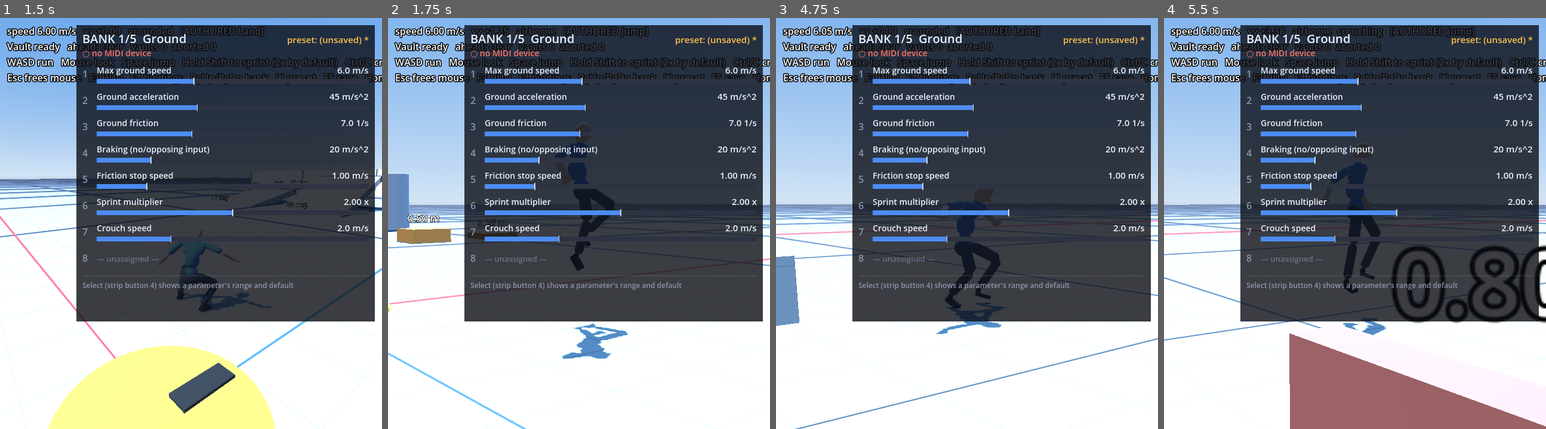
Above: before the commit, frames 1-4 (left to right).
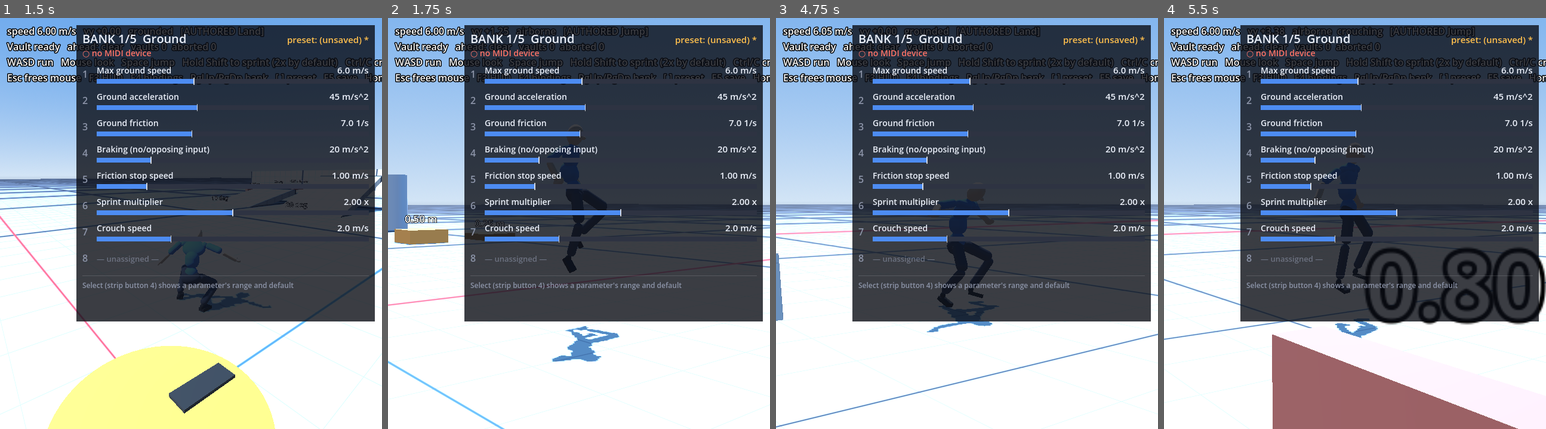
Above: after the commit, the same moments.

Repository: alexbernardi/structure
Game: Godot game, scene res://scenes/flat_plane.tscn
Two runs of this game, one before a commit and one after it. Both use one fixed random seed, a clock stepped at 60 frames per second and the inputs below.
Inputs (mouse positions are in pixels of both pictures, inside the frame that each line leads up to):
- Up to frame 1 (1.5 s): tap Enter at 0.5 s; move the mouse to (210, 223) at 0.52 s; hold Ctrl (crouch) 0.53-1.28 s; hold W (move_forward) from 0.53 s (still down); click (210, 223) at 0.67 s; tap Space (jump) at 0.77, 1.07 s; tap Shift (sprint) at 0.8, 1.35 s; move the mouse to (171, 223) at 1.27 s
- Up to frame 2 (1.75 s): keep holding W (move_forward); tap Space (jump) at 1.52 s; tap V at 1.55 s
- Up to frame 3 (4.75 s): keep holding W (move_forward); tap Space (jump) at 1.82, 2.85, 3.02, 3.32, 3.77, 4.07, 4.52 s; move the mouse to (974, 215) at 2.02 s; hold Space (jump) 2.03-2.78 s; tap V at 2.1, 4.55 s; move the mouse to (963, 231) at 2.77 s; click (963, 231) at 2.92 s; tap Ctrl (crouch) at 3.05 s; move the mouse to (997, 227) at 3.52 s; hold Shift (sprint) 3.53-4.28 s; tap Page Down (bank_next) at 3.6 s; move the mouse to (936, 219) at 4.27 s; tap Page Up (bank_prev) at 4.35 s
- Up to frame 4 (5.5 s): keep holding W (move_forward); tap Space (jump) at 4.82, 5.3 s; move the mouse to (1358, 223) at 5.02 s; hold Ctrl (crouch) from 5.03 s (still down); click (1358, 223) at 5.17 s

Frame 1 is identical in both runs. In frame 2, 3.6% of the frame differs, in the area x 0-100%, y 30-100%; in frame 3, 4.1%; in frame 4, 9.1%, in the area x 0-100%, y 35-100%.

Commit message:
movement-lab: repair the vault entry-foot selection and lane C framing
- authored_animation.gd: start the logical Run clock on Run entry instead
  of the graph's delayed transition state, and predict the approach with
  the core's acceleration so the first sprint takeoff lands on the entry
  foot (phase 0.04583).
- vault_action.gd: keep observing from 0.15 m/s and preview with the wish
  speed and ground acceleration, so an accelerating run is predicted
  instead of assumed to be at constant speed.
- flat_plane.gd, locomotion_comparison.gd: lane C side and comparison
  cameras stay inside the back wall with wider framing; the side camera
  no longer double-interpolates with physics interpolation.
- Tests: delayed-transition run-clock regression; first-sprint takeoff
  asserted with no exemption; actual-collider overlap checked every tick
  (2 mm tolerance); lane B depth-wall and blocked-ceiling trials; vault
  physics independent of rendered animation; lane C camera sightlines;
  fixtures use the public scene teleport.
- Docs: MOVEMENT-LAB-4, task 0006, KNOWN-ISSUES (KI-021 partly resolved,
  KI-023 timing variance), fluid-traversal research and START-HERE.

Verified: full utility regression 499 passed, 0 failed.

Co-authored-by: Copilot <223556219+Copilot@users.noreply.github.com>

Diff:
--- a/utility/movement/flat-plane/animation/authored_animation.gd
+++ b/utility/movement/flat-plane/animation/authored_animation.gd
@@ -182,7 +182,17 @@
 		_heading = heading if teleported else lerp_angle(_heading, heading, 1.0 - exp(-turn * dt))
 	visual.rotation.y = _heading + PI
 	model.steer = phase_steer
+	var was_running: bool = model.state == "Run"
 	model.update(dt, speed, state.grounded, state.vy, state.get("accel_forward", 0.0), teleported, state.get("crouching", false), vaulting)
+	var starting_run: bool = model.state == "Run" and not was_running
+	if starting_run and not _was_vaulting:
+		run_phase = 0.0
+		if vault.has("approach") and vault_profile != null and vault_profile.valid:
+			# Choose a support foot during the entry crossfade, not by jumping an already-running loop.
+			var advance := _natural_advance(vault.approach).x
+			run_phase = vault_profile.entry_phase
+			if absf(wrapf(advance + 0.5, -0.5, 0.5)) < absf(wrapf(advance, -0.5, 0.5)):
+				run_phase += 0.5
 	for transition in transitions:
 		transition.xfade_time = params.get_value("transition_duration")
 	for transition in vault_transitions:
@@ -193,7 +203,7 @@
 	tree.set("parameters/Crouch/blend_position", speed)
 	if has_vault and vault.get("vault", false):
 		tree.set("parameters/Vault/Seek/seek_request", clampf(vault.time, 0.0, VaultClip.LENGTH - 0.0005))
-	_advance_run_phase(vault, vaulting, response, dt)
+	_advance_run_phase(vault, vaulting, starting_run, dt)
 	_was_vaulting = vaulting
 	if String(playback.get_current_node()) != model.state:
 		playback.travel(model.state)
@@ -228,16 +238,14 @@
 ## The running loops' clock. It advances at the cadence (times the anticipation steer) over the blended loop length,
 ## restarts with the Run state like a fresh clip, and after a vault resumes at the phase that continues the vault's
 ## last steps, less the part of the vault still to play during the fade back.
-func _advance_run_phase(vault: Dictionary, vaulting: bool, response: float, dt: float) -> void:
+func _advance_run_phase(vault: Dictionary, vaulting: bool, starting_run: bool, dt: float) -> void:
 	var rate: float = model.cadence * phase_steer / _gait_length()
 	if _was_vaulting and not vaulting and model.state == "Run" and vault_profile != null:
 		var remaining := 0.0
 		if vault.get("vault", false):
 			remaining = maxf(0.0, VaultClip.LENGTH - float(vault.time)) / float(vault.get("rate", 1.0))
 		run_phase = vault_profile.exit_phase - remaining * rate
-	elif model.state == "Run" and String(playback.get_current_node()) != "Run":
-		run_phase = 0.0
-	else:
+	elif not starting_run:
 		run_phase += dt * rate
 	run_phase = fposmod(run_phase, 1.0)
 	tree.set("parameters/Run/Gaits/Jog/Seek/seek_request", run_phase * Model.JOG_LENGTH)
@@ -267,9 +275,8 @@
 	phase_steer = lerpf(phase_steer, target, 1.0 - exp(-10.0 * dt))
 
 
-## Gait cycles (x) and seconds (y) the unsteered run takes to cover a vault approach: constant speed until the
-## anticipation easing starts, then speed linear in the remaining distance down to the vault's travel speed (as the
-## traversal action eases it), with the jog/sprint blend lagging the speed as the model's does.
+## Gait cycles (x) and seconds (y) to takeoff. Predict the core's acceleration toward input speed, then the action's
+## distance-based easing; integrate cadence with the same lagging jog/sprint blend as the locomotion model.
 func _natural_advance(approach: Dictionary) -> Vector2:
 	var distance: float = maxf(approach.distance, 0.0)
 	var speed: float = maxf(approach.speed, 0.1)
@@ -279,15 +286,24 @@
 	var blend_rate: float = 1.0 / params.get_value("transition_duration")
 	var cycles := 0.0
 	var time := 0.0
-	var run_in := (distance - ease) / speed
+	var run_in := distance - ease
 	if run_in > 0.0:
-		var target: float = model.blend_target(speed)
-		for i in 6:
-			var dt := run_in / 6.0
+		var target_speed: float = maxf(speed, approach.get("target_speed", speed))
+		var acceleration: float = maxf(0.0, approach.get("acceleration", 0.0))
+		var step := run_in / 12.0
+		for i in 12:
+			var dt := step / speed
+			if acceleration > 0.0 and speed < target_speed:
+				var accelerated := minf(step, (target_speed * target_speed - speed * speed) / (2.0 * acceleration))
+				var next_speed := sqrt(speed * speed + 2.0 * acceleration * accelerated)
+				dt = (next_speed - speed) / acceleration + (step - accelerated) / next_speed
+				speed = next_speed
+			var average_speed := step / dt
+			var target: float = model.blend_target(average_speed)
 			var mid := move_toward(blend, target, 0.5 * dt * blend_rate)
-			cycles += dt * model.cycle_rate(speed, mid)
+			cycles += dt * model.cycle_rate(average_speed, mid)
 			blend = move_toward(blend, target, dt * blend_rate)
-		time = run_in
+			time += dt
 	if ease > 0.0:
 		var step := ease / 12.0
 		for i in 12:
--- a/utility/movement/flat-plane/scenes/flat_plane.gd
+++ b/utility/movement/flat-plane/scenes/flat_plane.gd
@@ -60,7 +60,7 @@
 var _landmark_index := 0
 var _vault_debug
 var _side_cam := Camera3D.new()
-var _side_axis := Vector3.RIGHT
+var _side_offset := Vector3.RIGHT * 7.5
 var _side_focus_y := NAN
 const SIDE_FOLLOW_RATE := 5.0   ## 1/s: how quickly a side view's height follows the character
 
@@ -124,6 +124,7 @@
 		cam.distance = float(_args["cam-distance"])
 	add_child(cam)
 	_side_cam.name = "SideCamera"
+	_side_cam.physics_interpolation_mode = Node.PHYSICS_INTERPOLATION_MODE_OFF
 	_side_cam.fov = 40.0
 	add_child(_side_cam)
 	_vault_debug = VaultDebug.new()
@@ -301,14 +302,19 @@
 	if _side_cam.current:
 		cam.camera.current = true
 		return
-	_side_axis = Basis(Vector3.UP, cam.yaw) * Vector3.RIGHT
 	_side_cam.current = true
 	_update_side_view(0.0)
 
 
 func _update_side_view(delta: float) -> void:
+	if delta <= 0.0:
+		# Lane C needs a closer, wider outside view: the back wall is only 5 m away.
+		var lane_c := _landmark_index == landmark_names().find("vault_c")
+		var side := Vector3.LEFT * 4.0 if lane_c else Vector3.RIGHT * 7.5
+		_side_offset = Basis(Vector3.UP, cam.yaw) * side
+		_side_cam.fov = 60.0 if lane_c else 40.0
 	var focus := side_focus(delta)
-	_side_cam.global_position = focus + _side_axis * 7.5 + Vector3.UP * 0.3
+	_side_cam.global_position = focus + _side_offset + Vector3.UP * 0.3
 	_side_cam.look_at(focus, Vector3.UP)
 
 
--- a/utility/movement/flat-plane/scenes/locomotion_comparison.gd
+++ b/utility/movement/flat-plane/scenes/locomotion_comparison.gd
@@ -6,7 +6,7 @@
 const Playground = preload("res://scenes/flat_plane.tscn")
 const TrialPath := "res://config/locomotion_trial.json"
 const VaultTrialPath := "res://config/vault_trial.json"
-const VAULT_VIEWS := {"a": Vector3(0.0, 0.3, 7.5), "b": Vector3(0.0, 3.8, 6.5), "c": Vector3(0.0, 0.3, -7.5)}   ## camera from the focus; b looks over lane A
+const VAULT_VIEWS := {"a": Vector3(0.0, 0.3, 7.5), "b": Vector3(0.0, 3.8, 6.5), "c": Vector3(0.0, 0.3, -4.0)}   ## B looks over lane A; C stays inside the back wall.
 
 var left
 var right
@@ -81,6 +81,9 @@
 			return
 		_start = right.world.landmarks["vault_" + lane] + Vector3(0.0, 0.05, 0.0)
 		_view = VAULT_VIEWS[lane]
+		if lane == "c":
+			for camera in _cameras:
+				camera.fov = 60.0
 		# The scene's own tuning state may have switched traversal off; the trial compares without and with it.
 		right.traversal_params.set_value("traversal", 1.0)
 		right.locomotion_params.set_value("legacy", 0.0)
--- a/utility/movement/flat-plane/tests/test_authored_locomotion.gd
+++ b/utility/movement/flat-plane/tests/test_authored_locomotion.gd
@@ -104,6 +104,23 @@
 	t.eq(_animator.tree.root_motion_track, NodePath(""), "no root-motion consumer can move the body")
 
 
+func test_run_clock_keeps_advancing_while_the_graph_finishes_a_previous_transition(t) -> void:
+	_params.set_value("transition_duration", 0.35)
+	var delayed := 0
+	for i in 120:
+		var was_running: bool = _animator.model.state == "Run"
+		var previous: float = _animator.gait_phase()
+		_animator.update(DT, _state(12.0, {"grounded": i >= 25, "vy": -1.0 if i < 25 else 0.0}))
+		if _animator.model.state != "Run" or not was_running:
+			continue
+		if _animator.playback.get_current_node() != &"Run":
+			delayed += 1
+		var advance: float = DT * _animator.model.cadence * _animator.phase_steer / _animator._gait_length()
+		t.near(wrapf(_animator.gait_phase() - previous, -0.5, 0.5), advance, 1e-6,
+			"the physical-state run clock advances even while AnimationTree is still crossfading")
+	t.ok(delayed > 0, "the trial exercises a delayed graph transition, not just settled running")
+
+
 func test_final_modifier_pose_preserves_feet_and_prevents_flat_ground_penetration(t) -> void:
 	var worst_sole := INF
 	var worst_target_error := 0.0
--- a/utility/movement/flat-plane/tests/test_authored_playground.gd
+++ b/utility/movement/flat-plane/tests/test_authored_playground.gd
@@ -214,3 +214,20 @@
 	t.eq(_scene.right.vault.aborts, 0, "no vault aborted")
 	_scene.get_node("Controls/Toolbar/System").button_pressed = false
 	t.ok(not _scene.right.vault.enabled(), "the toolbar switches B's traversal off without restarting")
+	_scene.queue_free()
+	await _tree.process_frame
+	_scene = Comparison.instantiate()
+	_scene.options = {"trial": "vault", "lane": "c", "no-hardware": "true"}
+	_tree.root.add_child(_scene)
+	await _tree.physics_frame
+	_scene.set_physics_process(false)
+	_scene.set_process(false)
+	_scene._process(DT)
+	for i in 2:
+		var scene = _scene.left if i == 0 else _scene.right
+		var camera: Camera3D = _scene._cameras[i]
+		t.near(camera.fov, 60.0, 0.001, "lane C comparison keeps the raised vault arm in frame")
+		var sight := PhysicsRayQueryParameters3D.create(camera.global_position, scene.side_focus(0.0),
+			1, [scene.body.get_rid()])
+		t.ok(scene.body.get_world_3d().direct_space_state.intersect_ray(sight).is_empty(),
+			"lane C comparison camera %d sees the character without the course wall in front" % i)
--- a/utility/movement/flat-plane/tests/test_traversal_vault.gd
+++ b/utility/movement/flat-plane/tests/test_traversal_vault.gd
@@ -51,8 +51,10 @@
 
 
 func _place(scene, lane: String, x := NAN) -> void:
-	var at: Vector3 = scene.world.landmarks["vault_" + lane]
-	scene.body.teleport(Vector3(at.x if is_nan(x) else x, at.y + 0.05, at.z))
+	scene.teleport_to("vault_" + lane)
+	if not is_nan(x):
+		var at: Vector3 = scene.body.global_position
+		scene.body.teleport(Vector3(x, at.y, at.z))
 	await _tree.physics_frame
 
 
@@ -74,9 +76,17 @@
 	scene.authored_visual.skeleton.notification(Skeleton3D.NOTIFICATION_UPDATE_SKELETON)
 
 
-func _trial(scene, lane: String, ticks: int, sprint := false) -> Dictionary:
-	await _place(scene, lane)
-	var stats := {"takeoffs": [], "hand_error": 0.0, "max_step": 0.0, "reasons": {}, "states": {}, "crouch": 0}
+func _trial(scene, lane: String, ticks: int, sprint := false, start_x := NAN) -> Dictionary:
+	await _place(scene, lane, start_x)
+	var stats := {"takeoffs": [], "hand_error": 0.0, "max_step": 0.0, "reasons": {}, "states": {}, "crouch": 0,
+		"lane": lane, "sprint": sprint, "run_speed": scene.params.get_value("max_ground_speed"),
+		"start_x": scene.body.position.x, "ticks": ticks, "overlap_ticks": 0, "contacts": {}}
+	var clearance := PhysicsShapeQueryParameters3D.new()
+	var cylinder := CylinderShape3D.new()
+	clearance.shape = cylinder
+	clearance.exclude = [scene.body.get_rid()]
+	clearance.collision_mask = scene.body.collision_mask
+	var space: PhysicsDirectSpaceState3D = scene.body.get_world_3d().direct_space_state
 	var vaults_before: int = scene.vault.vaults
 	var aborts_before: int = scene.vault.aborts
 	var previous: Vector3 = scene.body.global_position
@@ -86,7 +96,20 @@
 		if i % 240 == 0:
 			await _tree.physics_frame
 		_tick(scene, _run_input(sprint))
+		if i == 0:
+			stats["teleport_speed"] = animator.measured_speed
 		var position: Vector3 = scene.body.global_position
+		# Ignore contact tolerance, not penetrations: test the actual collider with a 2 mm inset.
+		cylinder.radius = scene.body._shape.radius - 0.002
+		cylinder.height = scene.body._shape.height - 0.004
+		clearance.transform = scene.body._collider.global_transform
+		if not space.intersect_shape(clearance, 1).is_empty():
+			stats.overlap_ticks += 1
+		for contact in scene.body.get_slide_collision_count():
+			var collider: Object = scene.body.get_slide_collision(contact).get_collider()
+			if collider is Node:
+				var name: String = collider.name
+				stats.contacts[name] = stats.contacts.get(name, 0) + 1
 		stats.max_step = maxf(stats.max_step, position.distance_to(previous))
 		previous = position
 		if scene.vault.active() and not was_active:
@@ -100,6 +123,10 @@
 			stats.hand_error = maxf(stats.hand_error, animator.hand_error)
 	stats["vaults"] = scene.vault.vaults - vaults_before
 	stats["aborts"] = scene.vault.aborts - aborts_before
+	var finish: Vector3 = scene.body.global_position
+	stats["finish"] = [finish.x, finish.y, finish.z]
+	stats["exit_speed"] = scene.body.core.horizontal_speed()
+	print("VAULT_LANE_RESULT ", JSON.stringify(stats))
 	return stats
 
 
@@ -276,20 +303,19 @@
 	t.ok(scene.vault.enabled() and scene.authored_animation.has_vault, "traversal on with the authored vault installed")
 	var entry: float = scene.vault_profile.entry_phase
 	var spine: int = scene.authored_visual.bone_index.Spine
-	for trial in [["6 m/s", 900, false, 0.0], ["sprint 12 m/s", 600, true, 0.0], ["3 m/s", 1900, false, 3.0]]:
+	for trial in [["6 m/s", 1080, false, 0.0], ["sprint 12 m/s", 840, true, 0.0], ["3 m/s", 2160, false, 3.0]]:
 		if trial[3] > 0.0:
 			scene.body.params.set_value("max_ground_speed", trial[3])
 		var stats: Dictionary = await _trial(scene, "a", trial[1], trial[2])
 		t.eq(stats.vaults, 4, trial[0] + ": the 0.80, 0.95, 1.10 and 1.25 m walls are vaulted")
 		t.eq(stats.aborts, 0, trial[0] + ": no vault aborted")
+		t.eq(stats.teleport_speed, 0.0, trial[0] + ": landmark teleport distance never becomes measured running speed")
+		t.eq(stats.overlap_ticks, 0, trial[0] + ": the actual collider never penetrates course geometry by 2 mm")
 		t.ok(stats.reasons.has("too_high"), trial[0] + ": the 1.60 m wall is rejected")
+		t.ok(stats.finish[0] > 17.4 and stats.finish[0] < 17.48, trial[0] + ": stopped against, not through, the tall wall")
+		t.near(stats.exit_speed, 0.0, 0.01, trial[0] + ": the run has actually stopped by the end of the trial")
 		t.eq(stats.takeoffs.size(), 4, trial[0] + ": four takeoffs")
-		# Steering spans x0.8..x1.25 of the cadence, so it can always reach the entry foot after a wall-to-wall run-up;
-		# the first wall from a teleport with an arbitrary run phase is only that close when the approach is long enough
-		# in gait cycles (not at a sprint from 9 m).
 		for k in stats.takeoffs.size():
-			if k == 0 and trial[2]:
-				continue
 			var phase: float = stats.takeoffs[k]
 			t.ok(absf(wrapf(phase - entry, -0.5, 0.5)) < 0.05, trial[0] + ": takeoff %d on the vault's entry foot (run phase %.3f, entry %.3f)" % [k, phase, entry])
 		t.ok(stats.hand_error < 0.01, trial[0] + ": planted hand on its contact point (%.4f m)" % stats.hand_error)
@@ -306,12 +332,40 @@
 	t.eq(stats.vaults, 1, "lane B: the 20 degree wall is vaulted")
 	t.ok(stats.reasons.has("too_angled"), "lane B: the 40 degree wall is refused")
 	t.eq(stats.aborts, 0, "lane B: no abort")
+	t.eq(stats.overlap_ticks, 0, "lane B: no collider penetration")
+	t.ok(stats.contacts.has("VaultB40"), "lane B: the rejected angled wall still collides with the body")
+	t.ok(stats.finish[2] > -29.0, "lane B: ordinary collision slides the runner off-line, not through the angled wall")
 	t.ok(stats.hand_error < 0.01, "lane B: planted hand on its contact point (%.4f m)" % stats.hand_error)
 	stats = await _trial(scene, "c", 900)
 	t.eq(stats.vaults, 2, "lane C: both deck walls are vaulted")
 	t.eq(stats.aborts, 0, "lane C: no abort")
+	t.eq(stats.overlap_ticks, 0, "lane C: no collider penetration on the raised/stepped landing")
+	t.near(stats.exit_speed, 6.0, 0.01, "lane C: running continues after landing")
 	t.ok(stats.hand_error < 0.01, "lane C: planted hand on its contact point (%.4f m)" % stats.hand_error)
 	t.ok(stats.max_step < 0.25, "lane C: no collider jump beyond the deck step-up (%.3f m)" % stats.max_step)
+
+
+func test_lane_b_depth_walls_are_measured_and_the_thick_wall_stops_the_runner(t) -> void:
+	var scene = await _scene()
+	var stats := await _trial(scene, "b", 600, false, -5.0)
+	t.eq(stats.vaults, 1, "the 0.6 m depth wall is vaulted")
+	t.eq(stats.aborts, 0, "the accepted vault completes")
+	t.ok(stats.reasons.has("too_deep"), "the 1.4 m depth wall is refused")
+	t.eq(stats.overlap_ticks, 0, "no collider penetration in either wall")
+	t.ok(stats.finish[0] > 7.9 and stats.finish[0] < 7.96, "the thick wall stops the runner on its near side")
+	t.near(stats.exit_speed, 0.0, 0.01, "the refused wall actually stops movement")
+
+
+func test_blocked_vault_clearance_is_refused_before_takeoff(t) -> void:
+	var scene = await _scene()
+	scene.world._box(Vector3(-18, 1.9, -25), Vector3(5, 0.2, 3), Vector3.ZERO, null, "VaultCeiling")
+	await _tree.physics_frame
+	var stats := await _trial(scene, "a", 480)
+	t.eq(stats.vaults, 0, "the low ceiling prevents committing to a blocked vault path")
+	t.ok(stats.reasons.has("blocked"), "clearance rejection is explicit")
+	t.eq(stats.overlap_ticks, 0, "the body stays out of the wall and ceiling")
+	t.ok(stats.finish[0] < -18.5, "the obstacle blocks movement rather than teleporting the body")
+	t.near(stats.exit_speed, 0.0, 0.01, "the runner stops safely")
 
 
 func _arm(scene) -> bool:
@@ -417,6 +471,25 @@
 	t.eq(differences, 0, "bit-identical trajectories with traversal on and off when nothing is vaulted")
 
 
+func test_active_vault_physics_does_not_depend_on_rendered_animation(t) -> void:
+	var paths := []
+	for animated in [true, false]:
+		var scene = await _scene()
+		scene.animation_enabled = animated
+		await _place(scene, "a")
+		var path := []
+		for i in 480:
+			if i % 240 == 0:
+				await _tree.physics_frame
+			_tick(scene, _run_input(true))
+			path.append([scene.body.global_position, scene.body.velocity, scene.vault.phase, scene.vault.time])
+		t.ok(scene.vault.vaults >= 3, "the equivalence trial includes multiple active vaults")
+		t.eq(scene.vault.aborts, 0, "the physical vault completes with animation on or off")
+		paths.append(path)
+		await _free(scene)
+	t.eq(paths[0], paths[1], "the full vault trajectory and action clock are bit-identical without rendering")
+
+
 ## The live order: the engine runs the scene's own _process every rendered frame (with physics interpolation, as in the
 ## game), physics ticks arrive from physics_frame, and the final pose is read as the last modifier finishes.
 func test_live_frames_plant_feet_and_hand_on_their_targets(t) -> void:
@@ -454,9 +527,20 @@
 	scene.set_process(true)
 	scene.body.physics_interpolation_mode = Node.PHYSICS_INTERPOLATION_MODE_INHERIT
 	scene.toggle_side_view()
+	t.eq(scene._side_cam.physics_interpolation_mode, Node.PHYSICS_INTERPOLATION_MODE_OFF,
+		"a render-driven side camera does not interpolate an already-interpolated target again")
 	for lane in ["a", "c"]:
 		await _place(scene, lane)
 		scene.cam.snap()
+		scene._update_side_view(0.0)
+		t.near(scene._side_cam.fov, 60.0 if lane == "c" else 40.0, 0.001,
+			"the closer lane C view widens to keep the raised vault arm in frame")
+		t.ok(scene._side_offset.normalized().dot(Vector3.FORWARD if lane == "c" else Vector3.BACK) > 0.99,
+			"the side view uses the outside of lane " + lane + ", without foreground lane walls")
+		var sight := PhysicsRayQueryParameters3D.create(scene._side_cam.global_position, scene.side_focus(0.0),
+			1, [scene.body.get_rid()])
+		t.ok(scene.body.get_world_3d().direct_space_state.intersect_ray(sight).is_empty(),
+			"the side camera can see the character, not the back of the course wall")
 		var before: int = scene.vault.vaults
 		var ground := NAN
 		var orbit_start := NAN
--- a/utility/movement/flat-plane/traversal/vault_action.gd
+++ b/utility/movement/flat-plane/traversal/vault_action.gd
@@ -153,7 +153,7 @@
 	var flat := Vector3(body.velocity.x, 0.0, body.velocity.z)
 	var speed := flat.length()
 	approach_speed = speed
-	if not body.core.grounded or body.core.crouching or speed < Planner.MIN_ENTRY_SPEED:
+	if not body.core.grounded or body.core.crouching or speed < 0.15 or (armed() and speed < Planner.MIN_ENTRY_SPEED):
 		_disarm("")
 		return
 	var d := flat / speed
@@ -162,10 +162,13 @@
 		return
 	var approach := entry_speed if phase == Phase.ARMED else speed
 	var timed := Planner.timing(approach)
+	var preview_speed: float = maxf(speed, body.core.wish_speed)
+	var preview_timing := Planner.timing(preview_speed)
 	var window: float = params.get_value("anticipation")
 	var space: PhysicsDirectSpaceState3D = body.get_world_3d().direct_space_state
 	var feet: Vector3 = body.global_position
-	var hit := probe.face(space, feet, d, timed.takeoff + speed * maxf(window, PREVIEW_TIME) + speed * dt + 0.05)
+	var reach: float = maxf(timed.takeoff + speed * window, preview_timing.takeoff + preview_speed * PREVIEW_TIME)
+	var hit := probe.face(space, feet, d, reach + speed * dt + 0.05)
 	if hit.is_empty():
 		_disarm("")
 		return
@@ -180,12 +183,13 @@
 	if hit.distance <= timed.takeoff:
 		reason = "too_close"
 		return
-	if (hit.distance - timed.takeoff) / speed > window:
+	if speed < Planner.MIN_ENTRY_SPEED or (hit.distance - timed.takeoff) / speed > window:
 		reason = ""
-		var seen := probe.measure(space, feet, d, hit, timed.takeoff, Clip.travel(Clip.LANDING, timed.stretch))
+		var seen := probe.measure(space, feet, d, hit, preview_timing.takeoff, Clip.travel(Clip.LANDING, preview_timing.stretch))
 		if seen.ok and Planner.screen(seen) == "":
-			_preview = {"distance": hit.distance - timed.takeoff, "speed": speed, "travel_speed": timed.travel_speed,
-				"ease": window * speed}
+			_preview = {"distance": hit.distance - preview_timing.takeoff, "speed": speed,
+				"target_speed": preview_speed, "acceleration": body.params.get_value("ground_accel"),
+				"travel_speed": preview_timing.travel_speed, "ease": window * preview_speed}
 		return
 	var measured := probe.measure(space, feet, d, hit, timed.takeoff, Clip.travel(Clip.LANDING, timed.stretch))
 	if not measured.ok:
Not shown, changed: AGENT-WORKSHOP/DOCUMENTATION/MOVEMENT-LAB-4.md
Not shown, changed: AGENT-WORKSHOP/INVENTORY/KNOWN-ISSUES.md
Not shown, changed: AGENT-WORKSHOP/RESEARCH/fluid-traversal.md
Not shown, changed: AGENT-WORKSHOP/START-HERE.md
Not shown, changed: AGENT-WORKSHOP/TASKS/0006-fluid-traversal-vault.md
